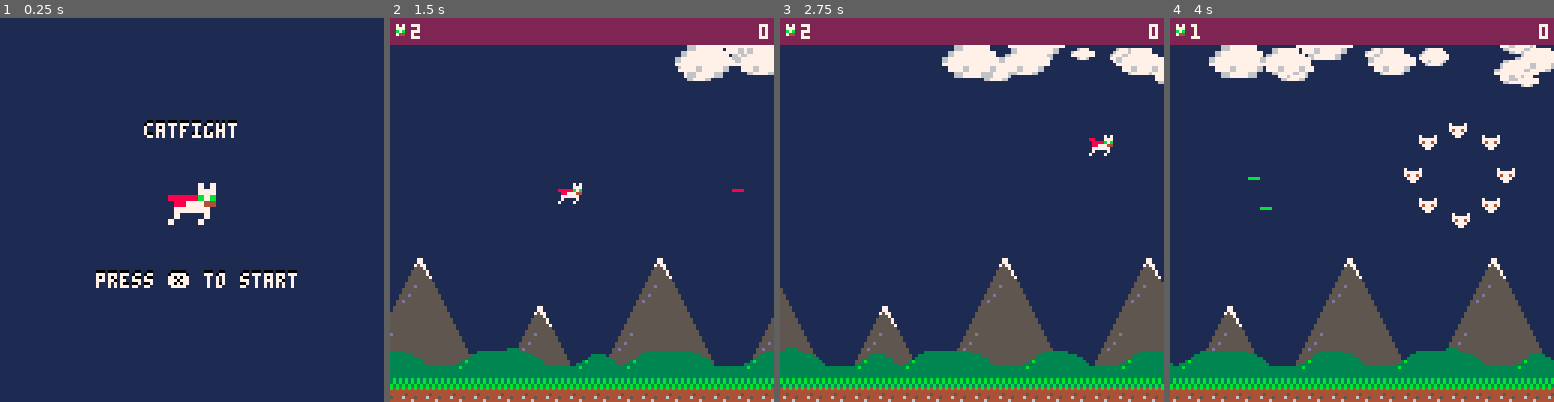
Above: before the commit, frames 1-4 (left to right).
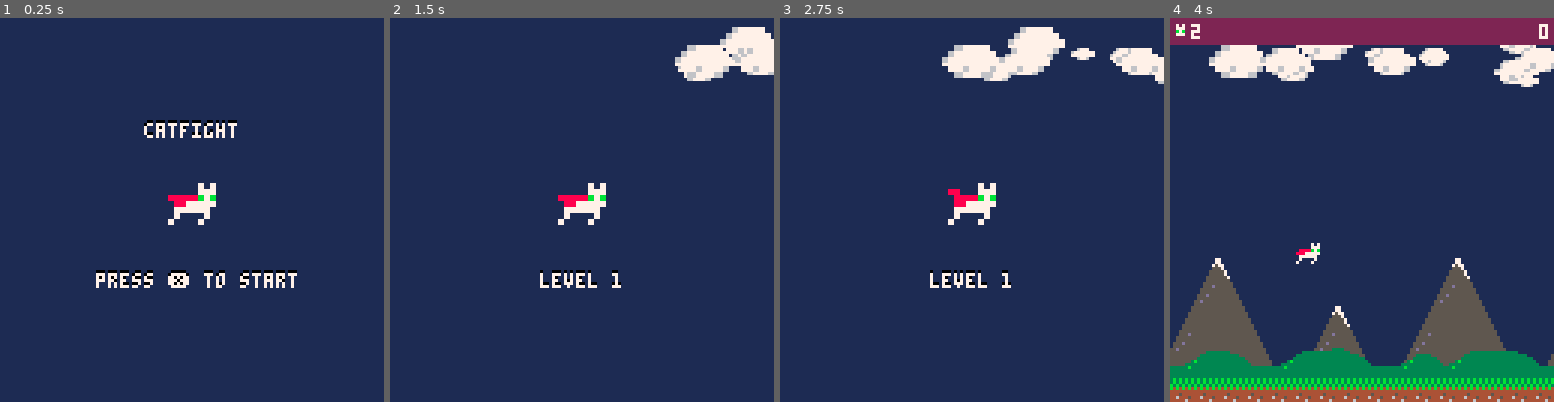
Above: after the commit, the same moments.

Repository: zothynine/picoheads
Game: PICO-8 cartridge catfight.p8
Two runs of this game, one before a commit and one after it. Both use one fixed random seed, a clock stepped at 60 frames per second and the inputs below.
Inputs:
- Up to frame 1 (0.25 s): no input
- Up to frame 2 (1.5 s): tap X (X key) at 0.33, 1.07 s
- Up to frame 3 (2.75 s): hold Right 1.6-2.1 s; tap X (X key) at 1.85 s; hold Up 2.15-2.42 s; hold Right from 2.47 s (still down)
- Up to frame 4 (4 s): tap X (X key) at 2.97 s; release Right at 3.03 s; hold Left 3.08-3.58 s; hold Down 3.63-3.97 s

The runs differ from the first frame. In frame 1, less than 0.1% of the frame differs, in the area x 53-57%, y 47-50%; in frame 2, 28%; in frame 3, 28%, in the area x 0-100%, y 0-100%; in frame 4, 13%.

Commit message:
episode 14

Diff:
--- a/catfight.p8
+++ b/catfight.p8
@@ -8,6 +8,8 @@
 -- 01 explosion
 
 function _init()
+  lvltim=180
+
   tim={
     game={
       m=0,
@@ -15,6 +17,7 @@
       f=0,
       str="0:0:0"
     },
+    lvlstart=lvltim,
     cape=12,
     next_cloud=0
   }
@@ -64,29 +67,36 @@
     circle={name="circle",r=15,n=8,a=0.125}
   }
 
-  enemy_waves={
-    {tim="0:3:0",
-      swarm=swarms.circle,
-      enemy=enemies.mouse,
-      path="linear",
-      x=128,
-      y=50,
-      shots={iv=0}},
-    {tim="0:6:0",
-      swarm=swarms.tri_l,
-      enemy=enemies.rat,
-      path="wave",
-      x=128,
-      y=50,
-      shots={iv=0}},
-    {tim="0:9:0",
-      swarm=swarms.tri_s,
-      enemy=enemies.mouse,
-      path="circle",
-      x=128,
-      y=40,
-      shots={iv=0}}
+  levels={
+    {
+      {tim="0:3:0",
+        swarm=swarms.circle,
+        enemy=enemies.mouse,
+        path="linear",
+        x=128,
+        y=50,
+        shots={iv=0},
+        count=swarms.circle.n},
+      {tim="0:6:0",
+        swarm=swarms.tri_l,
+        enemy=enemies.rat,
+        path="wave",
+        x=128,
+        y=50,
+        shots={iv=0},
+        count=#swarms.tri_l},
+      {tim="0:9:0",
+        swarm=swarms.tri_s,
+        enemy=enemies.mouse,
+        path="circle",
+        x=128,
+        y=40,
+        shots={iv=0},
+        count=#swarms.tri_s}
+    }
   }
+
+  enemy_waves={}
 
   enemies={}
 
@@ -118,12 +128,14 @@
   tim.game.str=tim.game.m..":"..tim.game.s..":"..tim.game.f
 end
 
+function setuplvl()
+end
+
 function _update60()
 end
 
 function _draw()
 end
-
 -->8
 --start
 
@@ -131,8 +143,8 @@
   update_clouds()
   update_cape()
   if btn(5) then
-    _update60=update_game
-    _draw=draw_game
+    _update60=update_lvlstart
+    _draw=draw_lvlstart
   end
 end
 
@@ -147,6 +159,28 @@
   print_center("press ❎ to start",85,7)
   --print("press ❎ to start",30,69,0)
   --print("press ❎ to start",30,70,7)
+end
+-->8
+--game start
+function update_lvlstart()
+  update_clouds()
+  update_cape()
+  tim.lvlstart -= 1
+  if tim.lvlstart < 1 then
+    _update60=update_game
+    _draw=draw_game
+    enemy_waves=levels[1]
+    tim.lvlstart=lvltim
+  end
+end
+
+function draw_lvlstart()
+  cls()
+  rectfill(0,0,127,127,1)
+  foreach(clouds,draw_cloud)
+  draw_ascii(2)
+  print_center("level 1", 84, 0)
+  print_center("level 1", 85, 7)
 end
 -->8
 --game
@@ -203,7 +237,7 @@
     for i=#enemies,1,-1 do
       local _e=enemies[i]
       if collision(_shot,_e) then
-        del(enemies,_e)
+        delete_enemy(_e)
         del(ascii.shots,_shot)
         sfx(1)
         score+=1
@@ -280,12 +314,18 @@
   end
 end
 
+function delete_enemy(_e)
+  _e.wav.count-=1
+  del(enemies,_e)
+  if (_e.wav.count==0) del(enemy_waves, _e.wav)
+end
+
 function update_enemies()
   for i=#enemies,1,-1 do
     local _e=enemies[i]
     if _e.wav.path=="linear" then
       if _e.x+_e.w<0 then
-        del(enemies,_e)
+        delete_enemy(_e)
       end
       _e.wav.x-=0.1
       if _e.wav.swarm.name=="circle" then
@@ -301,13 +341,13 @@
         _e.x=_e.wav.x+_e.wav.swarm[_e.si][1]
       end
     elseif _e.wav.path=="wave" then
-      if (_e.x+_e.w<0) del(enemies,_e)
+      if (_e.x+_e.w<0) delete_enemy(_e)
       _e.wav.x-=0.05
       local _wave_y=_e.wav.y+(sin(_e.wav.x/12)*10)
       _e.x=_e.wav.x+_e.wav.swarm[_e.si][1]
       _e.y=_wave_y+_e.wav.swarm[_e.si][2]
     elseif _e.wav.path=="slope" then
-      if (_e.x+_e.w<0) del(enemies,_e)
+      if (_e.x+_e.w<0) delete_enemy(_e)
       if _e.wav.x<97 and _e.wav.x>30 and _e.wav.y<87 then
         _e.wav.y+=0.08
       end
@@ -315,7 +355,7 @@
       _e.x=_e.wav.x+_e.wav.swarm[_e.si][1]
       _e.y=_e.wav.y+_e.wav.swarm[_e.si][2]
     elseif _e.wav.path=="circle" then
-      if (_e.y>127) del(enemies,_e)
+      if (_e.y>127) delete_enemy(_e)
       _e.a+=0.003
       if (_e.a > 1) _e.a=0
       _e.wav.x=_e.ox+_e.r*cos(_e.a)
@@ -418,8 +458,12 @@
   update_map()
   update_cape()
   update_waves()
-
   update_enemies()
+
+  if #enemy_waves==0 and #enemies==0 then
+    _update60=update_lvlend
+    _draw=draw_lvlend
+  end
 
   move_ascii()
 
@@ -515,10 +558,26 @@
   foreach(enemies,draw_enemy)
   draw_shots()
   draw_infobar()
-
-  --if #clouds>0 then
-  --print(#clouds,5,12,8)
-  --end
+end
+-->8
+--game over
+function update_lvlend()
+  update_clouds()
+  update_cape()
+  if (ascii.x < 128) ascii.x+=1
+end
+
+function draw_lvlend()
+  cls()
+  rectfill(0,0,127,127,1)
+  foreach(clouds,draw_cloud)
+  draw_map()
+  draw_infobar()
+  draw_ascii()
+  print_center("level 1 finished", 49, 0)
+  print_center("level 1 finished", 50, 7)
+  print_center("press x to continue", 59, 0)
+  print_center("press x to continue", 60, 7)
 end
 -->8
 --game over
@@ -529,13 +588,6 @@
   ascii.x=60
   ascii.y=100
   ascii.ghost_y-=0.6
-
-  -- if tim.game.f<30 then
-  -- 	ascii.ghost_x-=0.2
-  -- else
-  -- 	ascii.ghost_x+=0.2
-  -- end
-
   ascii.ghost_x=ascii.x+(sin(ascii.ghost_y/12)*10)
 
   if btn(5) then
@@ -567,7 +619,7 @@
 00000000000007075000057000070000000000000000000000000000000000000000000000000000000000000000000000000000000000000000000000000000
 00000000dd0007775555557777770000000000000000000000000000000000000000000000000000000000000000000000000000000000000000000000000000
 00700700a8888b7b5855857477470000000000000000000000000000000000000000000000000000000000000000000000000000000000000000000000000000
-00077000988777440555500777700000000000000000000000000000000000000000000000000000000000000000000000000000000000000000000000000000
+00077000988777770555500777700000000000000000000000000000000000000000000000000000000000000000000000000000000000000000000000000000
 00077000077777700055000077000000000000000000000000000000000000000000000000000000000000000000000000000000000000000000000000000000
 00700700070000700000000000000000000000000000000000000000000000000000000000000000000000000000000000000000000000000000000000000000
 00000000700007000000000000000000000000000000000000000000000000000000000000000000000000000000000000000000000000000000000000000000
